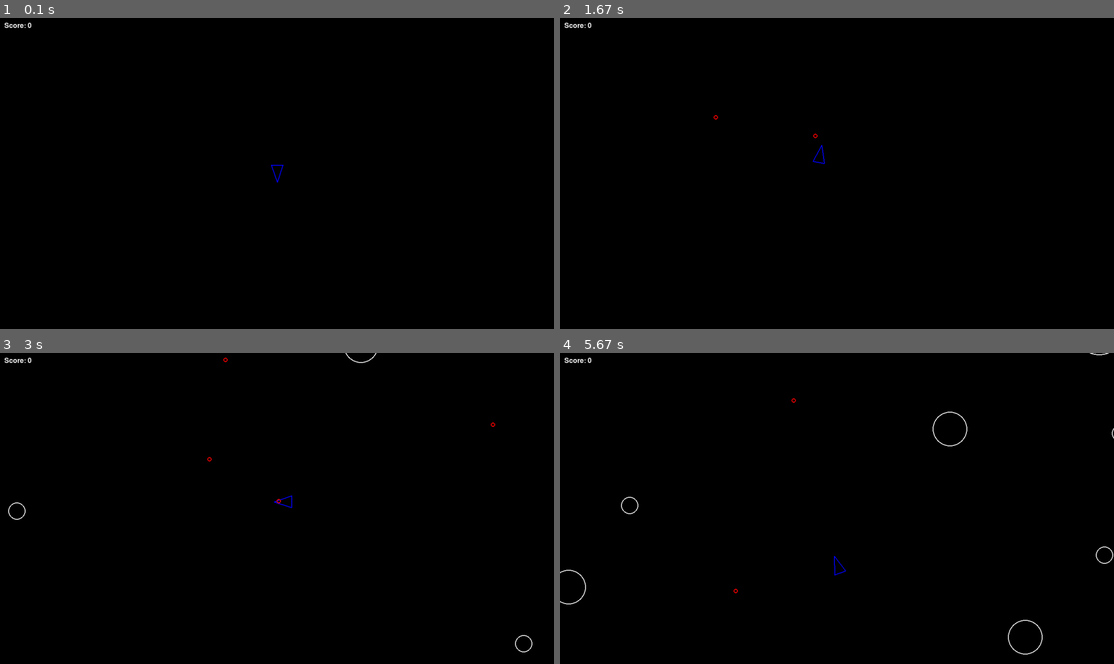
Above: before the commit, frames 1-4 (two rows, left to right).
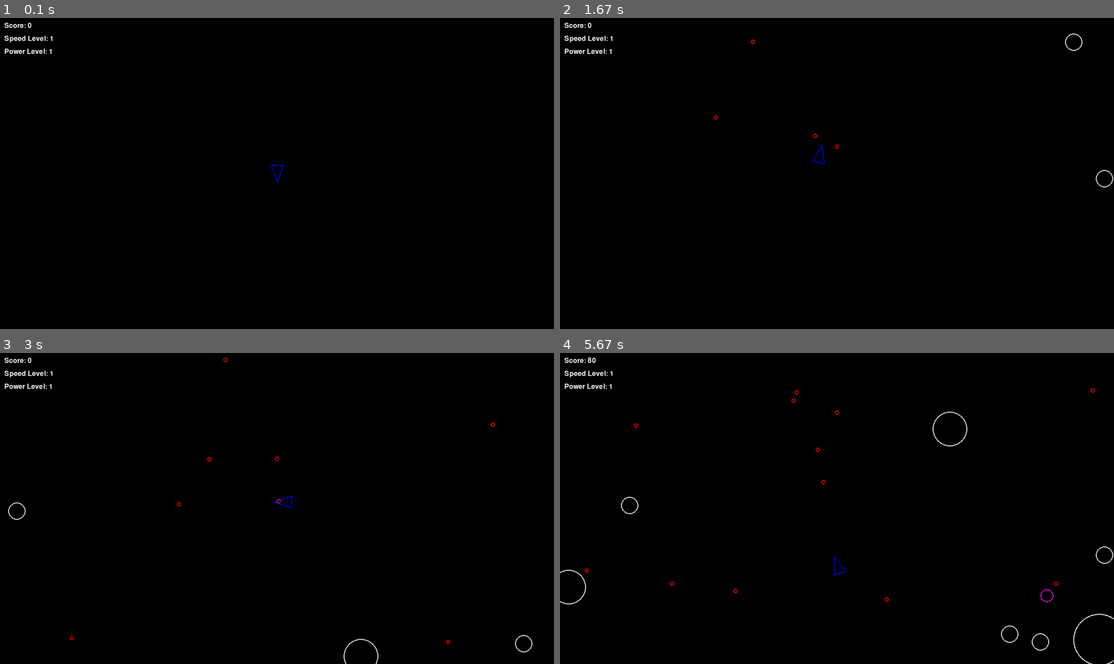
Above: after the commit, the same moments.

Repository: YoranSnaaijer/Pygame-Asteroids
Game: pygame game, started from main.py
Same seed, same stepped clock (60 frames per second), same inputs: the game is played once before the commit and once after it.
Inputs:
- Up to frame 1 (0.1 s): no input
- Up to frame 2 (1.67 s): tap Space at 0.33, 0.73, 1.03, 1.23, 1.57 s; hold D 0.67-1.13 s; hold W 1.17-1.47 s; hold D from 1.5 s (still down)
- Up to frame 3 (3 s): tap Space at 1.87, 2.07, 2.37, 2.63, 2.97 s; release D at 1.97 s; hold A 2-2.53 s; hold S 2.57-2.87 s; hold A from 2.9 s (still down)
- Up to frame 4 (5.67 s): tap Space at 3.27, 3.4, 3.8, 4.1, 4.47, 4.87, 5.17, 5.37 s; release A at 3.3 s; hold W 3.33-3.7 s; hold D 3.73-4.37 s; hold S 4.4-4.77 s; hold A 4.8-5.27 s; hold D from 5.3 s (still down)

The runs differ from the first frame. In frame 1, 0.2% of the frame differs, in the area x 0-10%, y 5-12%; in frame 2, 0.3%; in frame 3, 0.3%; in frame 4, 0.6%, in the area x 0-100%, y 0-100%.

Commit message:
Implemented power-ups and made screen edges loop

Diff:
--- a/asteroid.py
+++ b/asteroid.py
@@ -2,7 +2,7 @@
 import random
 from logger import log_event
 from circleshape import CircleShape
-from constants import LINE_WIDTH, ASTEROID_MIN_RADIUS
+from constants import LINE_WIDTH, ASTEROID_MIN_RADIUS, SCREEN_WIDTH, SCREEN_HEIGHT
 
 
 class Asteroid(CircleShape):
@@ -14,6 +14,9 @@
 
     def update(self, dt):
         self.position += self.velocity * dt
+        # Screen wrapping
+        self.position.x %= SCREEN_WIDTH
+        self.position.y %= SCREEN_HEIGHT
 
     def split(self):
         self.kill()
--- a/constants.py
+++ b/constants.py
@@ -13,6 +13,14 @@
 SHOT_RADIUS = 5
 PLAYER_SHOOT_SPEED = 500
 PLAYER_SHOOT_COOLDOWN_SECONDS = 0.3
+
+# Power-up constants
+POWERUP_RADIUS = 15
+POWERUP_SPAWN_RATE_SECONDS = 5.0
+POWERUP_SPEED_UPGRADE = 1.2  # 20% speed increase
+POWERUP_FIRE_RATE_UPGRADE = 0.8  # 20% faster firing (multiply cooldown by 0.8)
+POWERUP_INVINCIBILITY_DURATION = 5.0
+POWERUP_RAPID_FIRE_DURATION = 10.0
 
 # Control mappings for different keyboard layouts
 QWERTY_CONTROLS = {
--- a/main.py
+++ b/main.py
@@ -1,11 +1,12 @@
 import argparse
 import pygame
 import sys
-from constants import SCREEN_WIDTH, SCREEN_HEIGHT
+from constants import SCREEN_WIDTH, SCREEN_HEIGHT, CONTROLS, COLEMAK_CONTROLS
 from logger import log_state, log_event
 from player import Player
 from asteroidfield import AsteroidField, Asteroid
 from shot import Shot
+from powerupfield import PowerUpField, PowerUp
 
 def main():
     # Parse optional colemak flag to switch keyboard layout
@@ -13,8 +14,7 @@
     parser.add_argument("--colemak", action="store_true", help="use Colemak keyboard layout (default is QWERTY)")
     args = parser.parse_args()
     if args.colemak:
-        import constants
-        constants.CONTROLS = constants.COLEMAK_CONTROLS
+        CONTROLS = COLEMAK_CONTROLS
 
     # Initialise the Pygame module
     pygame.init()
@@ -25,15 +25,20 @@
     drawable = pygame.sprite.Group()
     asteroids = pygame.sprite.Group()
     shots = pygame.sprite.Group()
+    powerups = pygame.sprite.Group()
     Player.containers = (updatable, drawable)
     Asteroid.containers = (asteroids, updatable, drawable)
     AsteroidField.containers = (updatable,)
     Shot.containers = (shots, updatable, drawable)
+    PowerUp.containers = (powerups, updatable, drawable)
+    PowerUpField.containers = (updatable,)
+    asteroid_field = AsteroidField()
+    powerup_field = PowerUpField()
+
     # Setting game resolution
     screen = pygame.display.set_mode((SCREEN_WIDTH, SCREEN_HEIGHT))
     # Creating player and defining starting position based on resolution
     player = Player(SCREEN_WIDTH/2, SCREEN_HEIGHT/2)
-    asteroid_field = AsteroidField()
     # Setting some variables for in the loop
     clock = pygame.time.Clock()
     dt = 0
@@ -61,17 +66,39 @@
         # Display score
         score_text = font.render(f"Score: {score}", True, (255, 255, 255))
         screen.blit(score_text, (10, 10))
+
+        # Display power-up levels
+        y_offset = 40
+        speed_text = f"Speed Level: {player.speed_level}"
+        if player.invincibility_timer > 0:
+            speed_text += f" (Invincible: {player.invincibility_timer:.1f}s)"
+        speed_display = font.render(speed_text, True, (255, 255, 255))
+        screen.blit(speed_display, (10, y_offset))
+        y_offset += 30
+        power_text = f"Power Level: {player.power_level}"
+        if player.rapid_fire_timer > 0:
+            power_text += f" (Rapid Fire: {player.rapid_fire_timer:.1f}s)"
+        power_display = font.render(power_text, True, (255, 255, 255))
+        screen.blit(power_display, (10, y_offset))
+
         # Collision detection
         for asteroid in asteroids:
-            if player.collides_with(asteroid):
+            if player.collides_with(asteroid) and not player.is_invincible():
                 log_event("player_hit")
-                print(f"Game over! Final score: {score}")
+                print(f"Game over! Final score: {score}, Speed Level: {player.speed_level}, Power Level: {player.power_level}")
                 sys.exit()
             for shot in shots:
                 if shot.collides_with(asteroid):
                     log_event("asteroid_shot")
                     shot.kill()
                     score += asteroid.split() # Update score dynamically based on split result
+
+        # Power-up collision detection
+        for powerup in powerups:
+            if player.collides_with(powerup):
+                log_event("powerup_collected")
+                player.apply_powerup(powerup.powerup_type)
+                powerup.kill()
 
         # Refresh the screen
         pygame.display.flip()
--- a/player.py
+++ b/player.py
@@ -1,6 +1,6 @@
 import pygame
 from circleshape import CircleShape
-from constants import PLAYER_RADIUS, LINE_WIDTH, PLAYER_TURN_SPEED, PLAYER_SPEED, PLAYER_SHOOT_SPEED, PLAYER_SHOOT_COOLDOWN_SECONDS, CONTROLS
+from constants import PLAYER_RADIUS, LINE_WIDTH, PLAYER_TURN_SPEED, PLAYER_SPEED, PLAYER_SHOOT_SPEED, PLAYER_SHOOT_COOLDOWN_SECONDS, CONTROLS, SCREEN_WIDTH, SCREEN_HEIGHT, POWERUP_SPEED_UPGRADE, POWERUP_FIRE_RATE_UPGRADE, POWERUP_INVINCIBILITY_DURATION, POWERUP_RAPID_FIRE_DURATION
 from shot import Shot
 
 class Player(CircleShape):
@@ -8,6 +8,14 @@
         super().__init__(x, y, PLAYER_RADIUS)
         self.rotation = 0
         self.cooldown = 0
+        # Power-up effects
+        self.speed_multiplier = 1.0
+        self.fire_rate_multiplier = 1.0
+        self.invincibility_timer = 0.0
+        self.rapid_fire_timer = 0.0
+        # Power-up levels
+        self.speed_level = 1
+        self.power_level = 1
 
     def triangle(self):
         forward = pygame.Vector2(0, 1).rotate(self.rotation)
@@ -23,19 +31,40 @@
     def move(self, dt):
         unit_vector = pygame.Vector2(0, 1)
         rotated_vector = unit_vector.rotate(self.rotation)
-        rotated_with_speed_vector = rotated_vector * PLAYER_SPEED * dt
+        rotated_with_speed_vector = rotated_vector * PLAYER_SPEED * self.speed_multiplier * dt
         self.position += rotated_with_speed_vector
 
     def shoot(self):
+        effective_cooldown = PLAYER_SHOOT_COOLDOWN_SECONDS * self.fire_rate_multiplier
+        if self.rapid_fire_timer > 0:
+            effective_cooldown *= 0.5  # Rapid fire makes it twice as fast
         if self.cooldown > 0:
             return
-        self.cooldown = PLAYER_SHOOT_COOLDOWN_SECONDS
+        self.cooldown = effective_cooldown
         shot = Shot(self.position.x, self.position.y)
         direction = pygame.Vector2(0, 1).rotate(self.rotation)
         shot.velocity = direction * PLAYER_SHOOT_SPEED
 
+    def apply_powerup(self, powerup_type):
+        if powerup_type == "speed_upgrade":
+            self.speed_multiplier *= POWERUP_SPEED_UPGRADE
+        elif powerup_type == "fire_rate_upgrade":
+            self.fire_rate_multiplier *= POWERUP_FIRE_RATE_UPGRADE
+        elif powerup_type == "invincibility":
+            self.invincibility_timer = POWERUP_INVINCIBILITY_DURATION
+        elif powerup_type == "rapid_fire":
+            self.rapid_fire_timer = POWERUP_RAPID_FIRE_DURATION
+
+    def is_invincible(self):
+        return self.invincibility_timer > 0
+
     def draw(self, screen):
-        pygame.draw.polygon(screen, "blue", self.triangle(), LINE_WIDTH)
+        color = "blue"
+        if self.is_invincible():
+            color = "yellow"  # Glow when invincible
+        elif self.rapid_fire_timer > 0:
+            color = "cyan"  # Glow when rapid fire
+        pygame.draw.polygon(screen, color, self.triangle(), LINE_WIDTH)
 
     def update(self, dt):
         keys = pygame.key.get_pressed()
@@ -53,3 +82,28 @@
             self.shoot()
 
         self.cooldown -= dt
+
+        # Update power-up timers
+        if self.invincibility_timer > 0:
+            self.invincibility_timer -= dt
+        if self.rapid_fire_timer > 0:
+            self.rapid_fire_timer -= dt
+
+        # Screen wrapping
+        self.position.x %= SCREEN_WIDTH
+        self.position.y %= SCREEN_HEIGHT
+
+    def apply_powerup(self, powerup_type):
+        if powerup_type == "speed_upgrade":
+            self.speed_multiplier *= POWERUP_SPEED_UPGRADE
+            self.speed_level += 1
+        elif powerup_type == "fire_rate_upgrade":
+            self.fire_rate_multiplier *= POWERUP_FIRE_RATE_UPGRADE
+            self.power_level += 1
+        elif powerup_type == "invincibility":
+            self.invincibility_timer = POWERUP_INVINCIBILITY_DURATION
+        elif powerup_type == "rapid_fire":
+            self.rapid_fire_timer = POWERUP_RAPID_FIRE_DURATION
+
+    def is_invincible(self):
+        return self.invincibility_timer > 0
--- /dev/null
+++ b/powerup.py
@@ -0,0 +1,27 @@
+import pygame
+import random
+from circleshape import CircleShape
+from constants import *
+
+class PowerUp(CircleShape):
+    def __init__(self, x, y, powerup_type):
+        super().__init__(x, y, POWERUP_RADIUS)
+        self.powerup_type = powerup_type
+        # Set color based on type
+        if powerup_type == "speed_upgrade":
+            self.color = (0, 255, 0)  # Green
+        elif powerup_type == "fire_rate_upgrade":
+            self.color = (255, 255, 0)  # Yellow
+        elif powerup_type == "invincibility":
+            self.color = (255, 0, 255)  # Magenta
+        elif powerup_type == "rapid_fire":
+            self.color = (0, 255, 255)  # Cyan
+        else:
+            self.color = (255, 255, 255)  # White
+
+    def draw(self, screen):
+        pygame.draw.circle(screen, self.color, (int(self.position.x), int(self.position.y)), self.radius, 2)
+
+    def update(self, dt):
+        # Power-ups don't move, they stay in place
+        pass
--- /dev/null
+++ b/powerupfield.py
@@ -0,0 +1,24 @@
+import pygame
+import random
+from powerup import PowerUp
+from constants import *
+
+class PowerUpField(pygame.sprite.Sprite):
+    def __init__(self):
+        pygame.sprite.Sprite.__init__(self, self.containers)
+        self.spawn_timer = 0.0
+
+    def spawn(self, position):
+        # Randomly choose power-up type
+        powerup_types = ["speed_upgrade", "fire_rate_upgrade", "invincibility", "rapid_fire"]
+        powerup_type = random.choice(powerup_types)
+        powerup = PowerUp(position.x, position.y, powerup_type)
+
+    def update(self, dt):
+        self.spawn_timer += dt
+        if self.spawn_timer > POWERUP_SPAWN_RATE_SECONDS:
+            self.spawn_timer = 0
+
+            # spawn a new power-up at a random location on screen
+            position = pygame.Vector2(random.uniform(0, SCREEN_WIDTH), random.uniform(0, SCREEN_HEIGHT))
+            self.spawn(position)
--- a/shot.py
+++ b/shot.py
@@ -1,6 +1,6 @@
 import pygame
 from circleshape import CircleShape
-from constants import LINE_WIDTH, SHOT_RADIUS
+from constants import LINE_WIDTH, SHOT_RADIUS, SCREEN_WIDTH, SCREEN_HEIGHT
 
 class Shot(CircleShape):
     def __init__(self, x, y):
@@ -11,3 +11,6 @@
 
     def update(self, dt):
         self.position += self.velocity * dt
+        # Screen wrapping
+        self.position.x %= SCREEN_WIDTH
+        self.position.y %= SCREEN_HEIGHT
